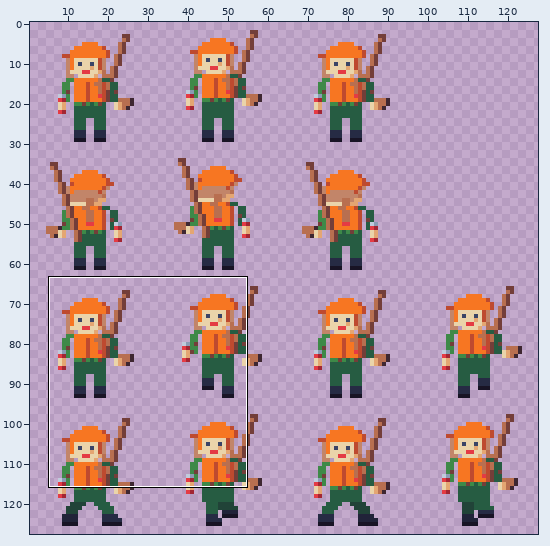
Two versions of one pixel-art file, assets/textures/characters/metsastaja_naaras_32.aseprite. The first picture is a wide view before the edit; the outline marks the close-up.
Close-up. Before:
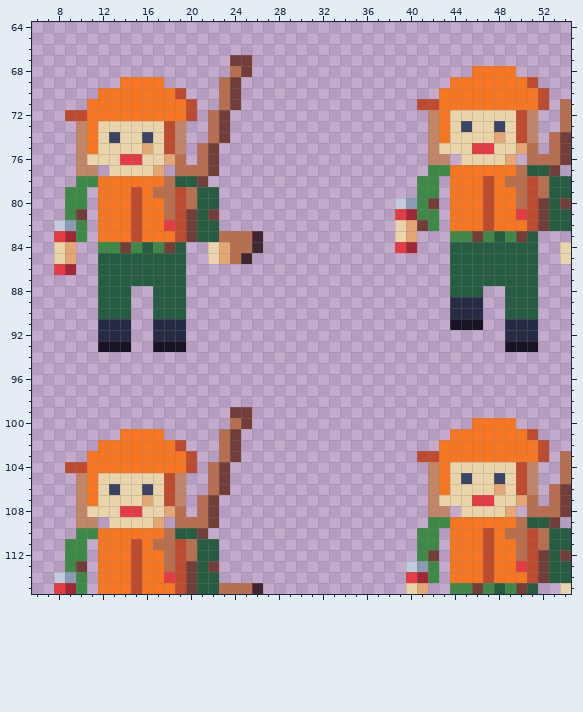
128x128 pixels, 1 frame. Shown: x 6..54, y 64..115. The wide view leaves out empty margins. The commit also changed other parts of the picture, which this record leaves out.
The same view after the edit:
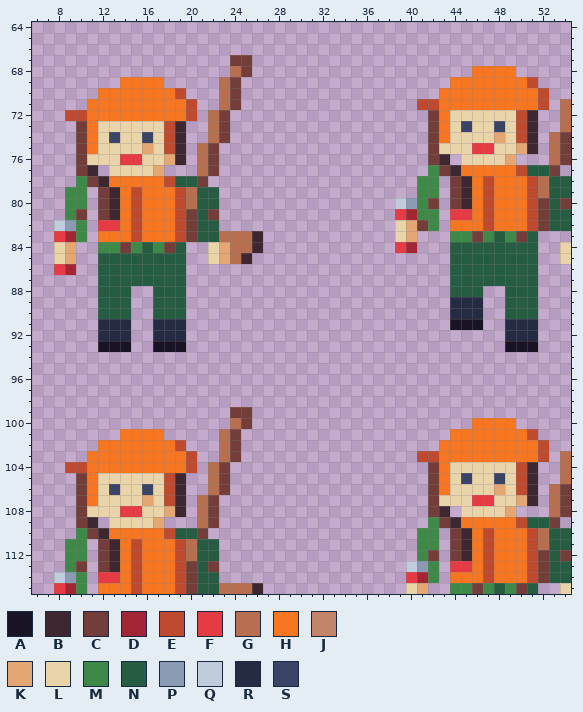
Palette (. is transparent): A #181425  B #3e2731  C #733e39  D #a22633  E #be4a2f  F #e43b44  G #b86f50  H #f77622  J #c28569  K #e4a672  L #ead4aa  M #3e8948  N #265c42  P #8b9bb4  Q #c0cbdc  R #262b44  S #3a4466
Difference:
The author changed colour G to colour B in row 75 at x 51; in row 76 at x 19; in row 107 at x 51; in row 108 at x 19.
The author changed colour H to colour B in row 77 at x 44; in row 78 at x 12 and 45; in rows 79 to 80 at x 13 and 45; in row 81 at x 13; in row 109 at x 44; in row 110 at x 12 and 45.
The author changed colour H to colour B in rows 111 to 112 at x 13 and 45; in row 113 at x 13.
The author changed colour J to colour B in row 72 at x 51; in rows 73 to 74 at x 19 and 51; in row 75 at x 19; in row 76 at x 43; in row 77 at x 11; in row 104 at x 51.
The author changed colour J to colour B in rows 105 to 106 at x 19 and 51; in row 107 at x 19; in row 108 at x 43; in row 109 at x 11.
The author changed colour H to colour C in row 78 at x 44; in rows 79 to 80 at x 12 and 44; in row 81 at x 12; in row 110 at x 44; in rows 111 to 112 at x 12 and 44; in row 113 at x 12.
The author changed colour J to colour C in row 72 at x 42; in rows 73 to 76 at x 10 and 42; in row 77 at x 10; in row 104 at x 42; in rows 105 to 108 at x 10 and 42; in row 109 at x 10.
The author changed colour M to colour C in row 77 at x 43; in row 78 at x 11; in row 109 at x 43; in row 110 at x 11.
The author changed colour G to colour E in row 77 at x 50; in row 78 at x 18; in row 109 at x 50; in row 110 at x 18.
The author changed colour H to colour F in row 81 at x 44 to 45; in row 82 at x 12 to 13; in row 113 at x 44 to 45; in row 114 at x 12 to 13.
The author changed colour F to colour H in row 81 at x 50; in row 82 at x 18; in row 113 at x 50; in row 114 at x 18.
The author changed colour G to colour H in row 78 at x 49 to 50; in row 79 at x 17 to 18 and 50; in row 80 at x 18 and 50; in row 81 at x 18; in row 110 at x 49 to 50; in row 111 at x 17 to 18 and 50.
The author changed colour G to colour H in row 112 at x 18 and 50; in row 113 at x 18.
The author cleared colour G in row 76 at x 51 to 52; in row 77 at x 19 to 20; in row 108 at x 51 to 52; in row 109 at x 19 to 20.
